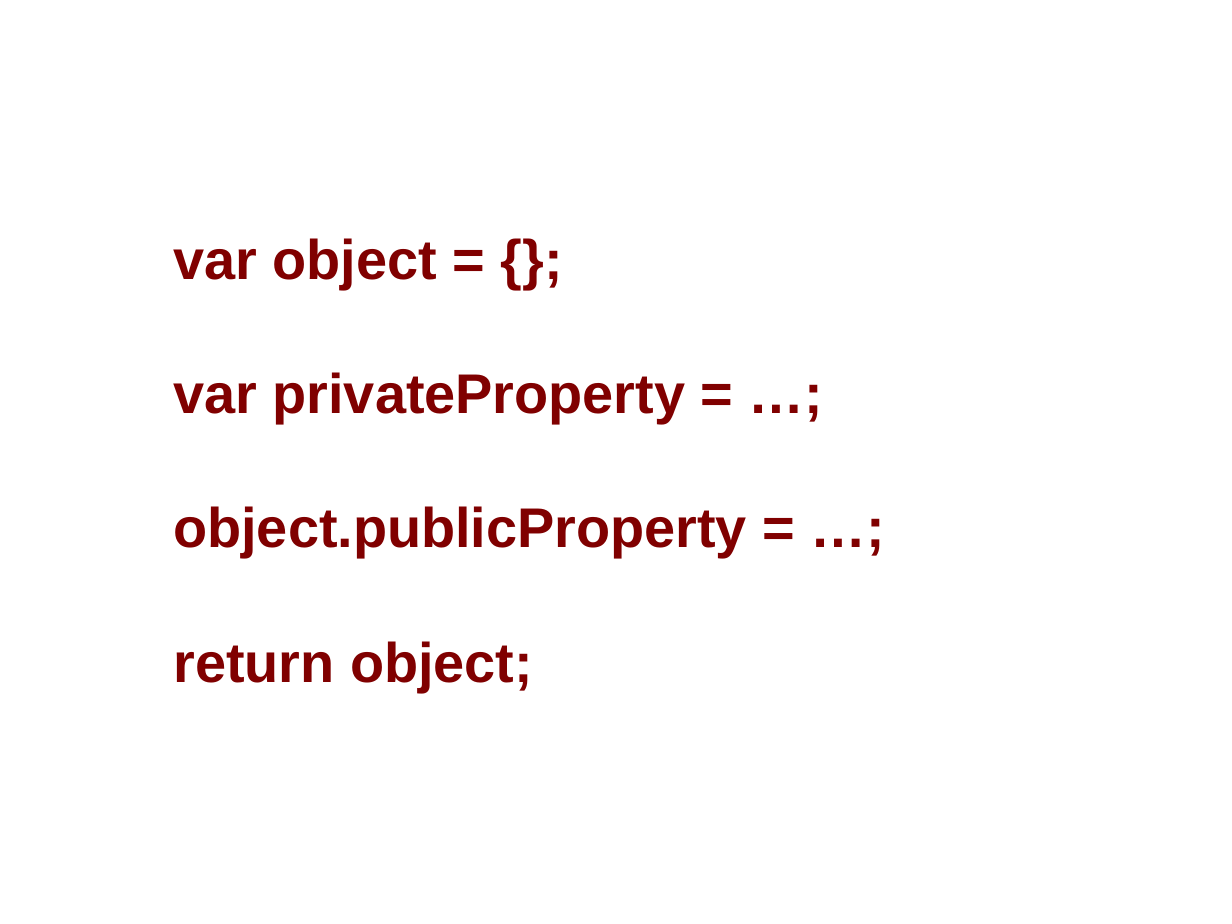
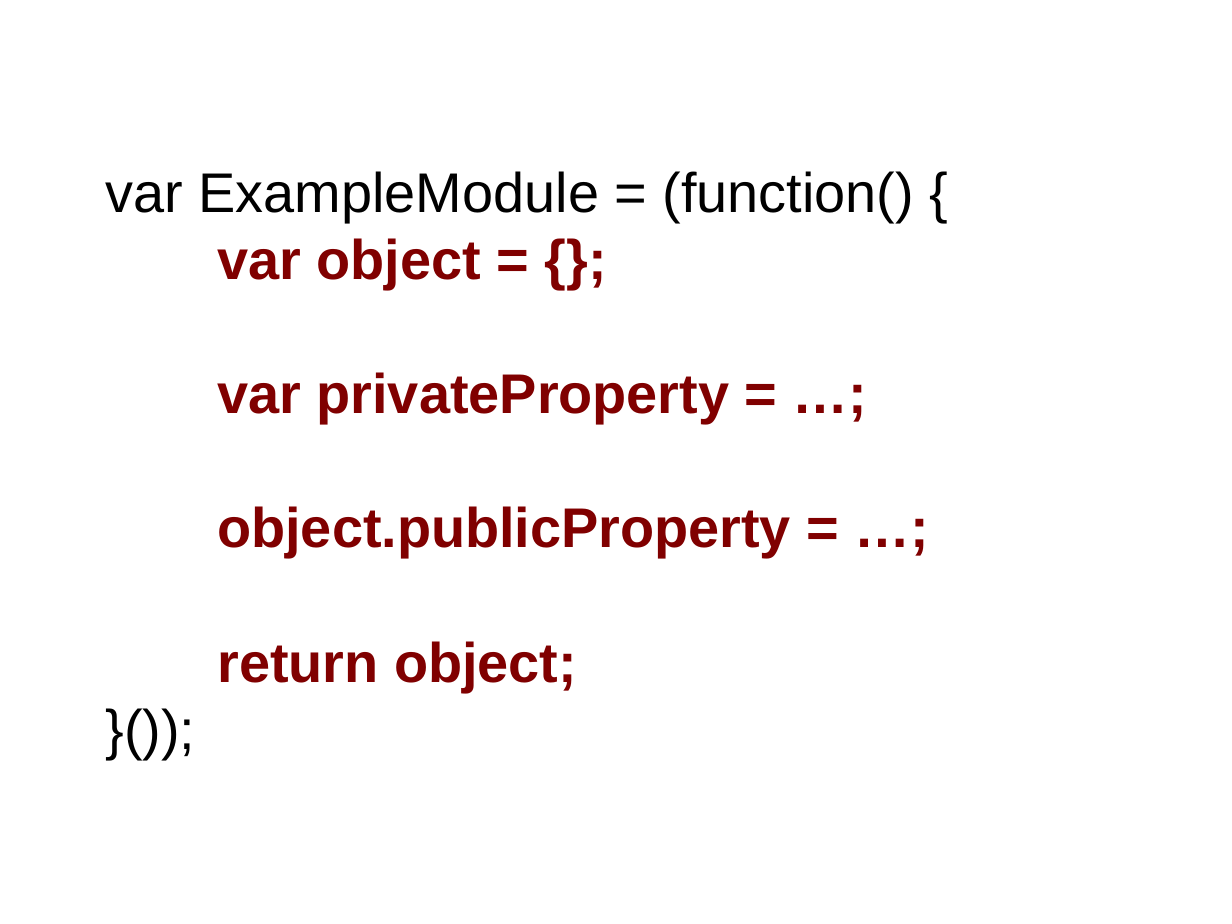
Before and after one commit to sattler/javascript-seminar-2015, a slide deck: slide 11 of presentation/Presentation.odp (slide 7 before the commit). Drawn at 1232x924 pixels with LibreOffice and Linux fonts; fonts in the diff are those of the drawing; background and template pictures are left out. Boxes give left, top, right and bottom in pixels: in the first picture for what was removed or moved away, otherwise in the second. Text is boxed around its words. In the diff, an @@ line names an element or a change of style, - is before the commit and + after.

```diff
--- a/presentation/Presentation.odp
+++ b/presentation/Presentation.odp
@@ subtitle "var ExampleModule = (function() {": place and size @@
-subtitle "var ExampleModule = (function() {" at [173, 238, 747, 692]
+subtitle "var ExampleModule = (function() {" at [106, 171, 914, 692]
@@ subtitle at [106, 171, 914, 222]: text colour #FFFFFF to #000000 in "var ExampleModule = (function() {", "}());" @@
```
Also in this commit, not shown: 11 other slides changed, 1 slide added, 1 slide removed.
